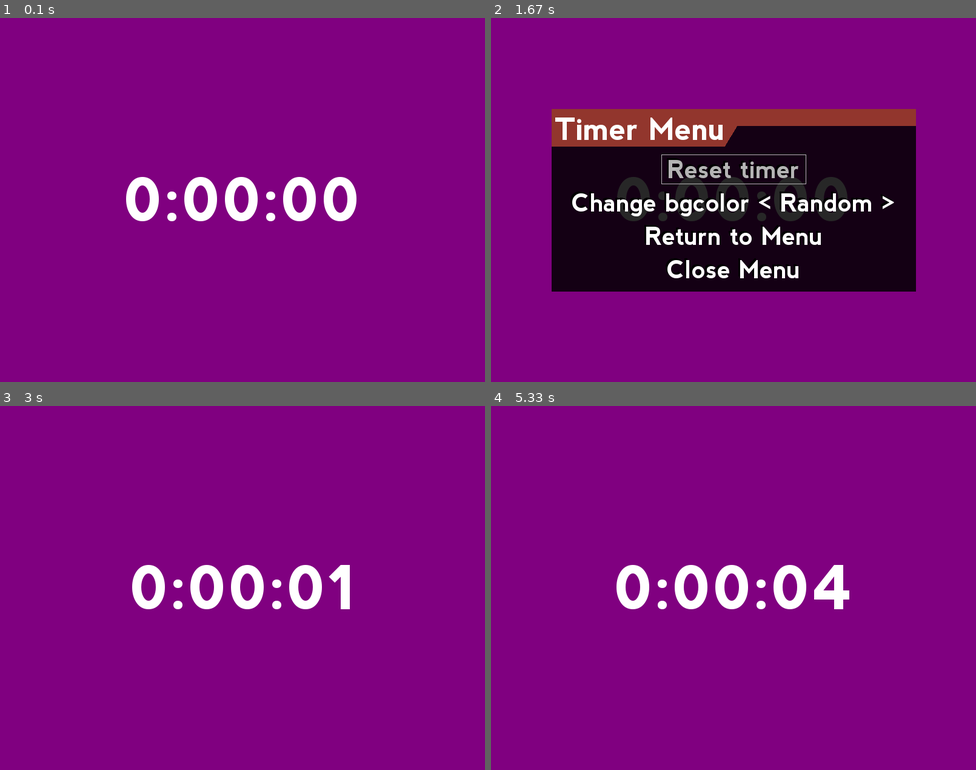
Above: before the commit, frames 1-4 (two rows, left to right).
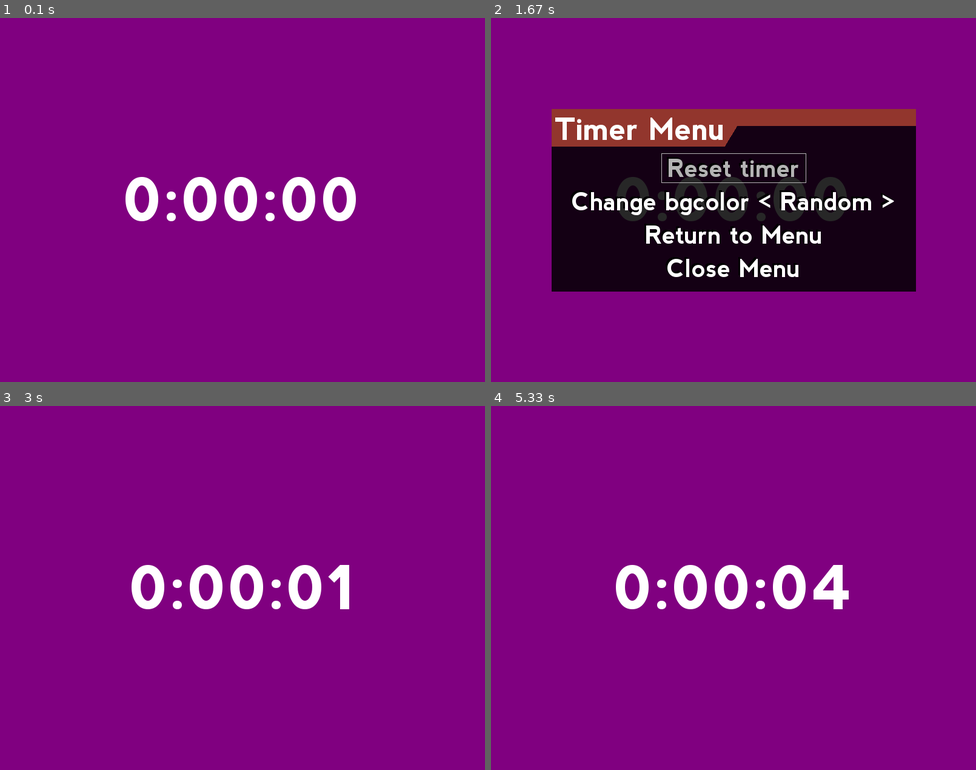
Above: after the commit, the same moments.

Repository: ppizarror/pygame-menu
Game: pygame game, started from example.py
The game is run twice, just before and just after one commit, with the same random seed, the same clock (stepped at 60 frames per second) and the same inputs. The source before the commit is Python 2; it was converted automatically to run under Python 3.
Inputs:
- Up to frame 1 (0.1 s): no input
- Up to frame 2 (1.67 s): tap Esc at 0.33 s; tap Enter at 0.67, 1 s; hold Right from 1.33 s (still down)
- Up to frame 3 (3 s): release Right at 1.8 s; hold Up 1.83-2.3 s; tap Enter at 2.83 s
- Up to frame 4 (5.33 s): no input

The runs differ from the first frame. In frame 1, 0.5% of the frame differs, in the area x 25-74%, y 43-56%; in frame 2, 2.0%, in the area x 16-84%, y 37-72%; in frame 3, 0.5%; in frame 4, 0.5%.

Commit message:
Update for Python 3 compatibility

Diff:
--- a/pygameMenu/menu.py
+++ b/pygameMenu/menu.py
@@ -200,7 +200,7 @@
         # Load fonts
         try:
             self._font = _pygame.font.Font(font, self._fsize)
-        except Exception, e:
+        except Exception:
             raise Exception('Could not load {0} font file'.format(font))
         if font_title is None:
             font_title = font
@@ -588,7 +588,7 @@
             opcion = self._actual._option[self._actual._index][1]
             if isinstance(opcion, _Selector):
                 opcion.left()
-        except Exception, e:
+        except Exception:
             pass
 
     def reset(self, total):
@@ -629,7 +629,7 @@
             opcion = self._actual._option[self._actual._index][1]
             if isinstance(opcion, _Selector):
                 opcion.right()
-        except Exception, e:
+        except Exception:
             pass
 
     def _select(self):
@@ -642,7 +642,7 @@
 
         try:
             option = self._actual._option[self._actual._index][1]
-        except Exception, e:
+        except Exception:
             return
 
         a = isinstance(option, _locals.PymenuAction)
